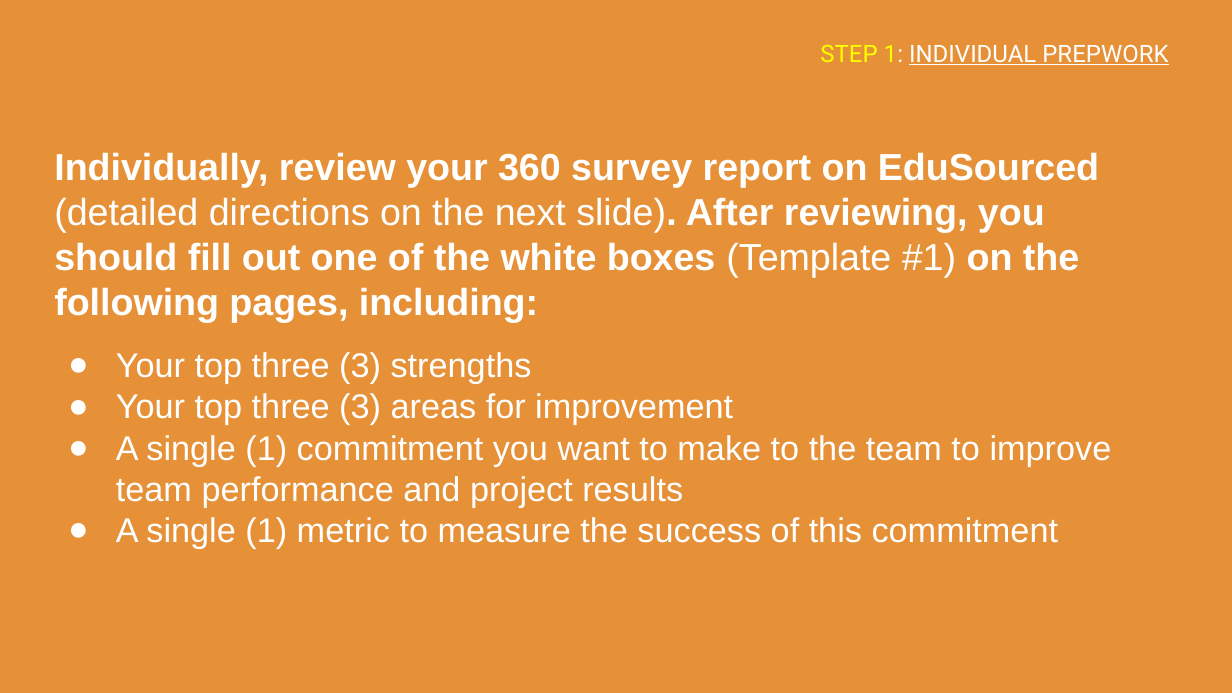
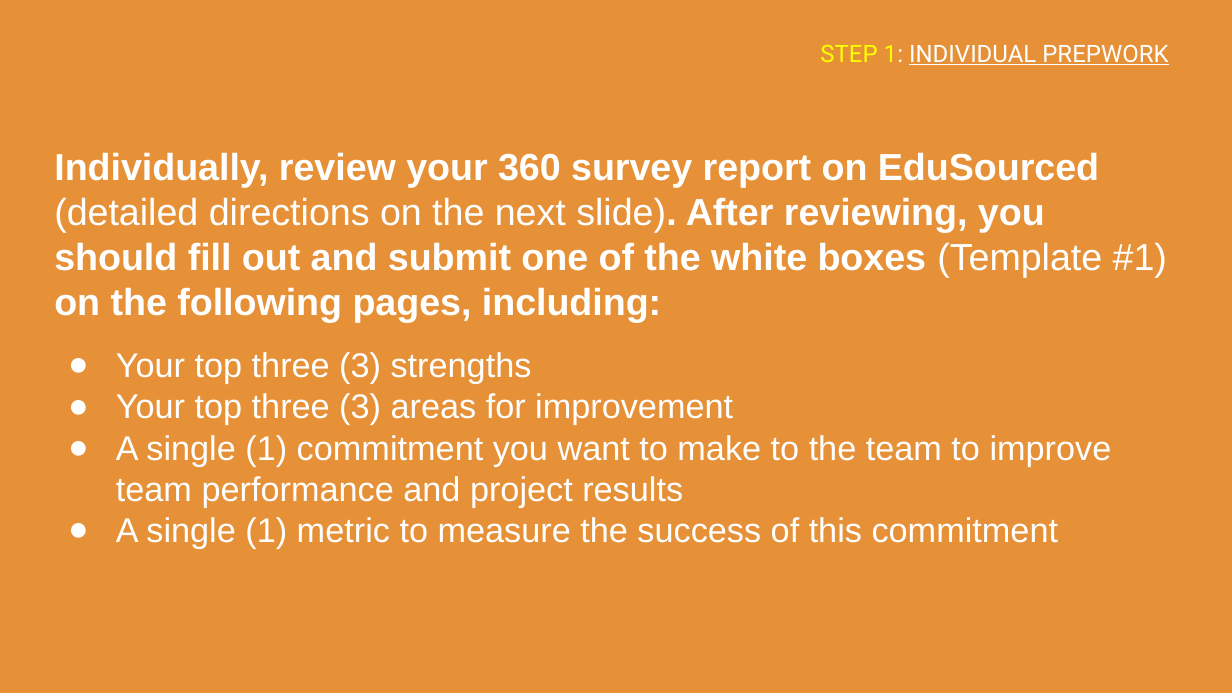
Before and after one commit to carlosnunezc94/Fire_Technologies, a slide deck: slide 5 of ENGIN_270K_Coaching/Module_1/E270K_Module_1.pptx. Drawn at 1232x693 pixels with LibreOffice and Linux fonts; fonts in the diff are those of the drawing. Boxes give left, top, right and bottom in pixels: in the first picture for what was removed or moved away, otherwise in the second. Text is boxed around its words. In the diff, an @@ line names an element or a change of style, - is before the commit and + after.

```diff
--- a/ENGIN_270K_Coaching/Module_1/E270K_Module_1.pptx
+++ b/ENGIN_270K_Coaching/Module_1/E270K_Module_1.pptx
@@ title at (54, 152, 1167, 322): text changed @@
-Individually, review your 360 survey report on EduSourced (detailed directions on the next slide). After reviewing, you should fill out one of the white boxes (Template #1) on the following pages, including:
+Individually, review your 360 survey report on EduSourced (detailed directions on the next slide). After reviewing, you should fill out and submit one of the white boxes (Template #1) on the following pages, including:
```
Also in this commit, not shown: 3 other slides changed, 2 slides added, 5 slides removed.
